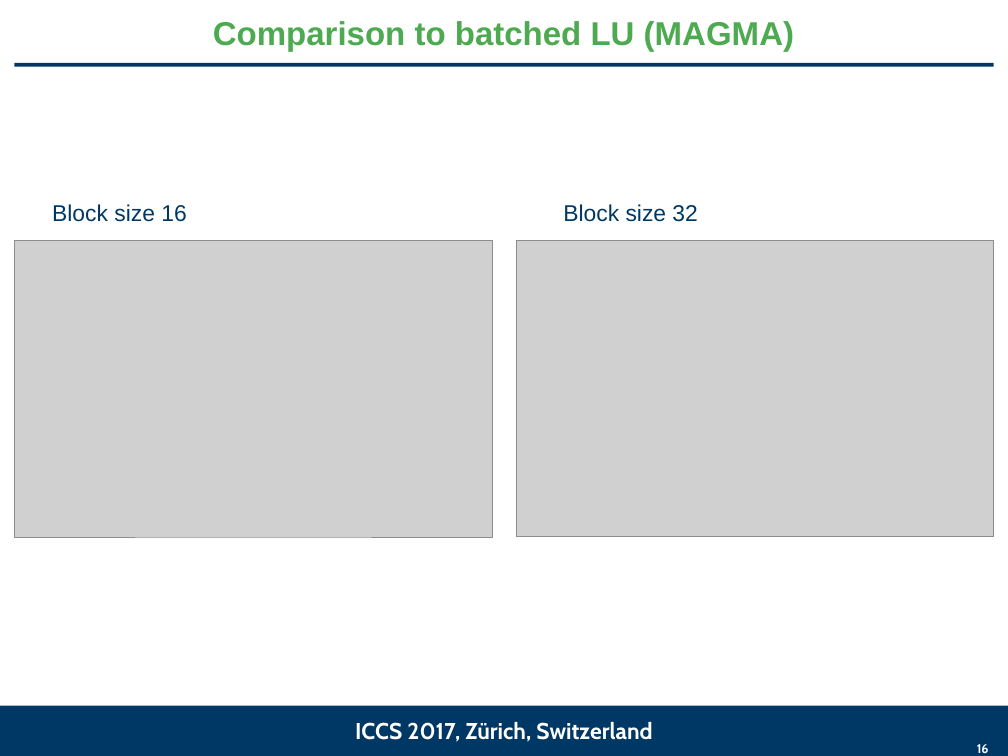
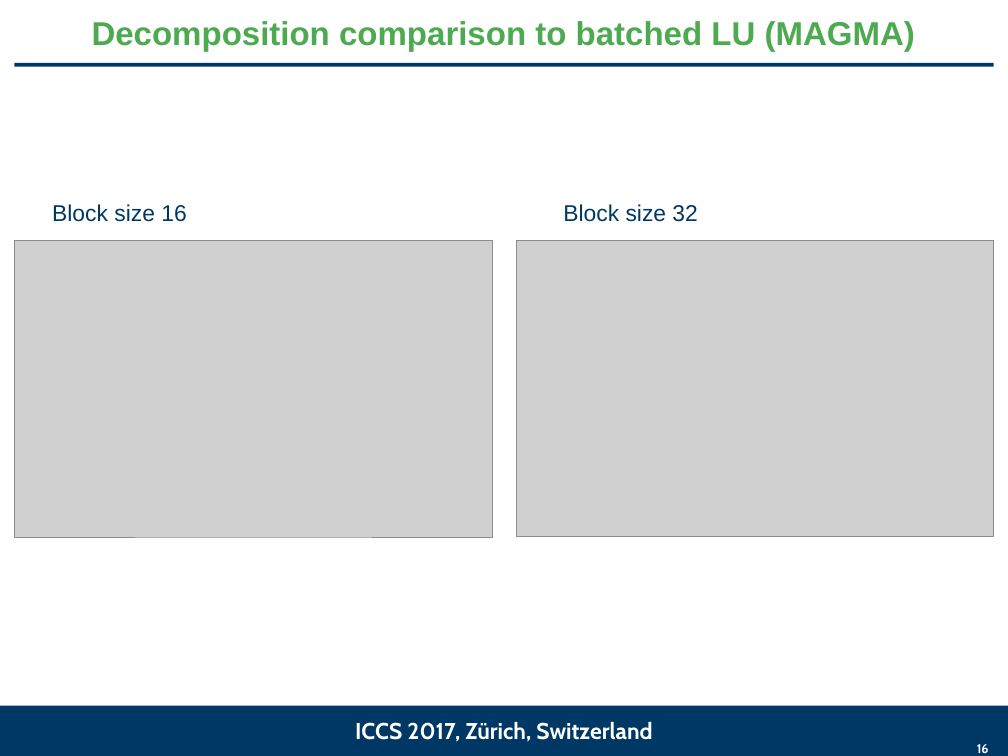
Before and after one commit to gflegar/talks, a slide deck: slide 16 of iccs_2017/slides.odp. Drawn at 1008x756 pixels with LibreOffice and Linux fonts; fonts in the diff are those of the drawing; grey boxes stand for pictures; background and template pictures are left out. Boxes give left, top, right and bottom in pixels: in the first picture for what was removed or moved away, otherwise in the second. Text is boxed around its words. In the diff, an @@ line names an element or a change of style, - is before the commit and + after.

```diff
--- a/iccs_2017/slides.odp
+++ b/iccs_2017/slides.odp
@@ title at box(92, 21, 915, 52): text changed @@
-Comparison to batched LU (MAGMA)
+Decomposition comparison to batched LU (MAGMA)
```
Also in this commit, not shown: 3 other slides changed, 2 other files.
